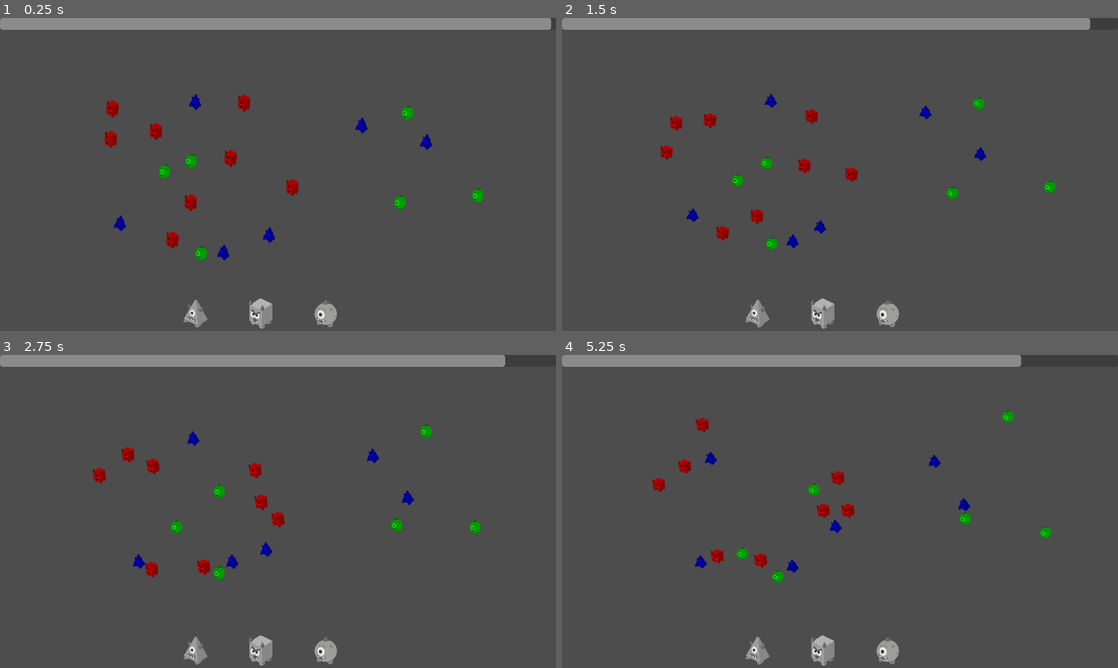
Above: before the commit, frames 1-4 (two rows, left to right).
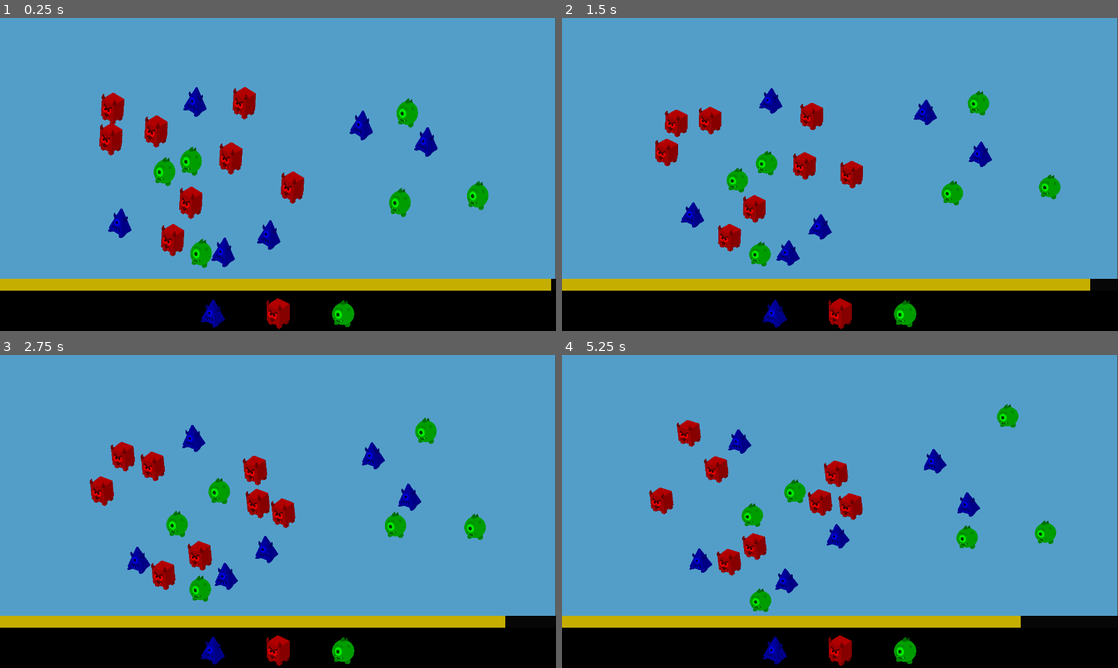
Above: after the commit, the same moments.

Repository: Hunter-Soft/Prototipo-MonstrosSA
Game: Godot game, scene res://Scenes/Level01Test.tscn
Two runs of this game, one before a commit and one after it. Both use one fixed random seed, a clock stepped at 60 frames per second and the inputs below.
Inputs (mouse positions are in pixels of both pictures, inside the frame that each line leads up to):
- Up to frame 1 (0.25 s): no input
- Up to frame 2 (1.5 s): drag from (673, 140) to (962, 202) at 0.52 s; drag from (956, 196) to (667, 149) at 1.27 s
- Up to frame 3 (2.75 s): move the mouse to (489, 520) at 2.02 s; click (489, 520) at 2.17 s
- Up to frame 4 (5.25 s): drag from (817, 470) to (662, 477) at 2.77 s; drag from (845, 514) to (1034, 536) at 3.52 s; drag from (784, 574) to (967, 517) at 4.27 s; move the mouse to (745, 552) at 5.02 s; click (745, 552) at 5.17 s

The runs differ from the first frame. In frame 1, 99% of the frame differs, in the area x 0-100%, y 0-100%; in frame 2, 99%; in frame 3, 99%; in frame 4, 100%.

Commit message:
Timer mudado, tint no order manager, UI feita e musga

Diff:
--- a/tavis_4_project/Objects/Prefabs/monster1.tscn
+++ b/tavis_4_project/Objects/Prefabs/monster1.tscn
@@ -43,11 +43,12 @@
 
 [node name="CollisionShape2D" type="CollisionShape2D" parent="." unique_id=768028066]
 position = Vector2(0, 5)
+scale = Vector2(1.95, 1.95)
 shape = SubResource("RectangleShape2D_4yboc")
 
 [node name="HoverDetectionComponent" parent="." unique_id=1076711001 instance=ExtResource("1_37w2e")]
 position = Vector2(0, 5)
-scale = Vector2(1.4755937, 1.7200003)
+scale = Vector2(2.756, 3.211)
 collision_layer = 2
 collision_mask = 0
 
@@ -55,6 +56,7 @@
 
 [node name="CollisionShape2D" type="CollisionShape2D" parent="Area2D" unique_id=1755964189]
 position = Vector2(0, 5)
+scale = Vector2(1.96, 1.96)
 shape = SubResource("RectangleShape2D_4yboc")
 
 [node name="feet_pivot" type="Node2D" parent="." unique_id=1936517217]
@@ -64,7 +66,7 @@
 texture_filter = 5
 material = SubResource("ShaderMaterial_56dyf")
 position = Vector2(0, -11)
-scale = Vector2(0.15469614, 0.15469602)
+scale = Vector2(0.29, 0.29)
 sprite_frames = ExtResource("3_4yboc")
 animation = &"Idle"
 
--- a/tavis_4_project/Objects/Prefabs/monsterController.gd
+++ b/tavis_4_project/Objects/Prefabs/monsterController.gd
@@ -26,14 +26,13 @@
 
 var delivered := false
 
+var monster_color: Color = Color.WHITE
+
 enum monsterType{
 	Example_01,
 	Example_02,
 	Example_03
 }
-
-
-
 
 # Called when the node enters the scene tree for the first time.
 func _ready() -> void:
--- a/tavis_4_project/Objects/Prefabs/orderManager.gd
+++ b/tavis_4_project/Objects/Prefabs/orderManager.gd
@@ -51,24 +51,29 @@
 	createOrderFlags()
 
 func createOrderFlags() -> void:
-	var x = get_children().size()
-	if x > 0:
-		for child in get_children():
-			#print(child)
-			child.free()
-			#print(get_children())
+	for child in get_children():
+		remove_child(child)
+		child.queue_free()
 
 	print("GERANDO BANDEIRAS")
+
 	for i in range(order_list.size()):
-		var new_flag = order_flag_scene.instantiate()
-		#var flag_visual: AnimatedSprite2D = new_flag.get_child(0)
+		var new_flag: AnimatedSprite2D = order_flag_scene.instantiate()
 
 		new_flag.sprite_frames = monster_sprites[order_list[i]]
-		#glo
-		#new_flag.global_position = Vector2(0 + i *80,0)
+
+		match order_list[i]:
+			MonsterController.monsterType.Example_01:
+				new_flag.modulate = Color.RED
+
+			MonsterController.monsterType.Example_02:
+				new_flag.modulate = Color.GREEN
+
+			MonsterController.monsterType.Example_03:
+				new_flag.modulate = Color.BLUE
+
 		new_flag.scale = Vector2(0.3, 0.3)
 		add_child(new_flag)
-		#print(i)
 
 	sort_positions()
 
@@ -76,7 +81,7 @@
 func sort_positions() -> void:
 	print("XXXXX")
 	var children = get_children(false)
-	var start_x = -offset.x * (children.size() - 1) * 0.5 + 600
+	var start_x = -offset.x * (children.size() - 1) * 0.5 + 640
 	print(start_x)
 	print(children.size()-1)
 
--- a/tavis_4_project/Scenes/Level01Test.tscn
+++ b/tavis_4_project/Scenes/Level01Test.tscn
@@ -3,6 +3,7 @@
 [ext_resource type="PackedScene" uid="uid://cv4i0lw13vvs3" path="res://Objects/Components/spawnerComponent.tscn" id="1_3wvi2"]
 [ext_resource type="Script" uid="uid://d1blgyuv5oscy" path="res://Scenes/gameManager.gd" id="1_anx0o"]
 [ext_resource type="Script" uid="uid://ds4tvie5tgdp7" path="res://Scenes/draggingManager.gd" id="1_klblu"]
+[ext_resource type="AudioStream" uid="uid://dr0md2h5d27nm" path="res://Musics/BGM.mp3" id="2_aiu3w"]
 [ext_resource type="PackedScene" uid="uid://0k24u25lmdix" path="res://Objects/Prefabs/monster1.tscn" id="3_cps6d"]
 [ext_resource type="PackedScene" uid="uid://b5u0dlkfvv0gb" path="res://Objects/Prefabs/monster2.tscn" id="4_5ad2a"]
 [ext_resource type="PackedScene" uid="uid://bqsufogqoftxd" path="res://Objects/Prefabs/orderManager.tscn" id="6_5ad2a"]
@@ -12,11 +13,23 @@
 [ext_resource type="SpriteFrames" uid="uid://bwj55xx4fvkc6" path="res://Objects/Resources/Visuals/monster2.tres" id="10_iq8n3"]
 [ext_resource type="SpriteFrames" uid="uid://8rgq3x0cwpxj" path="res://Objects/Resources/Visuals/monster3.tres" id="11_7jxfu"]
 
+[sub_resource type="StyleBoxFlat" id="StyleBoxFlat_d0xu6"]
+bg_color = Color(0.77716494, 0.68082696, 0, 1)
+
 [sub_resource type="PhysicsMaterial" id="PhysicsMaterial_d0xu6"]
 
 [node name="Level01Test" type="Node2D" unique_id=872439788]
 script = ExtResource("1_anx0o")
 metadata/_edit_vertical_guides_ = [90.0]
+
+[node name="Music" type="AudioStreamPlayer" parent="." unique_id=752756537]
+stream = ExtResource("2_aiu3w")
+autoplay = true
+
+[node name="ColorRect2" type="ColorRect" parent="." unique_id=1473037882]
+offset_right = 1278.0
+offset_bottom = 728.0
+color = Color(0.3254902, 0.61960787, 0.7882353, 1)
 
 [node name="==DraggingManager==" type="Node2D" parent="." unique_id=491175797]
 script = ExtResource("1_klblu")
@@ -38,10 +51,13 @@
 script = ExtResource("9_gmkrs")
 
 [node name="TimeBar" type="ProgressBar" parent="CanvasLayer" unique_id=1381270529]
+offset_top = 600.0
 offset_right = 1280.0
-offset_bottom = 27.0
+offset_bottom = 627.0
+theme_override_styles/fill = SubResource("StyleBoxFlat_d0xu6")
 value = 100.0
 show_percentage = false
+metadata/_edit_use_anchors_ = true
 
 [node name="==MonsterHolder==" type="Node" parent="." unique_id=1253744609]
 
@@ -53,10 +69,16 @@
 
 [node name="CollisionPolygon2D" type="CollisionPolygon2D" parent="StaticBody2D" unique_id=1140197397]
 scale = Vector2(0.99999994, 0.99999994)
-polygon = PackedVector2Array(89, 108.89339, 87, 532, 89, 1053.7363, 1362, 1040.8716, 1369, 925.089, 1369, 91.74042, 1307, 113.181625, 175, 113.181625, 179, 198.94649, 1302, 194.65825, 1300, 925.089, 205, 920.8008, 173, 113.181625)
+polygon = PackedVector2Array(92, 68.86978, 87, 532, 91, 1066.6011, 1368, 1060.8833, 1369, 925.089, 1369, 67.44037, 1307, 67.44037, 174, 67.44037, 179, 198.94649, 1302, 194.65825, 1300, 925.089, 205, 920.8008, 174, 67.44037)
 
 [node name="Marker2D" type="Marker2D" parent="." unique_id=356942909]
 position = Vector2(182, 152)
 
 [node name="Marker2D2" type="Marker2D" parent="." unique_id=1497452437]
 position = Vector2(1138, 519)
+
+[node name="ColorRect" type="ColorRect" parent="." unique_id=615218256]
+offset_top = 600.0
+offset_right = 1280.0
+offset_bottom = 720.0
+color = Color(0, 0, 0, 1)
--- a/tavis_4_project/Scripts/timer.gd
+++ b/tavis_4_project/Scripts/timer.gd
@@ -6,6 +6,7 @@
 
 @export var max_time := 30.0
 @export var damage_per_tick: int = 1
+
 
 var current_time := 30.0:
 	set(value):
Not shown, added: tavis_4_project/Musics/BGM.mp3.import
Not shown: 1 places in tavis_4_project/Objects/Prefabs/monster2.tscn that only renumber resources
Not shown, added: tavis_4_project/Musics/BGM.mp3
